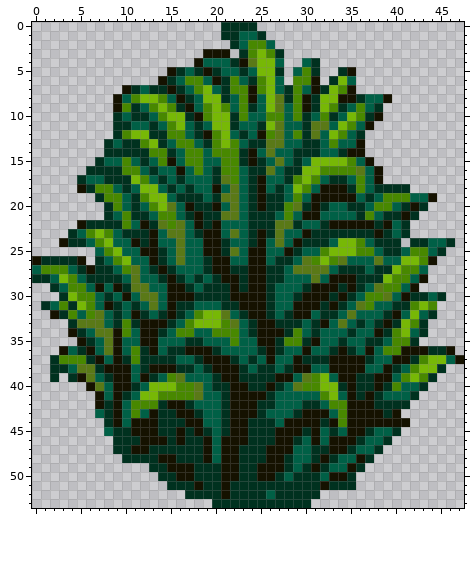
Two states of a pixel-art sprite, sprites/bush/bush02.png. Above is the file before it was changed.
The file is 48x54 pixels.
Now the later version:
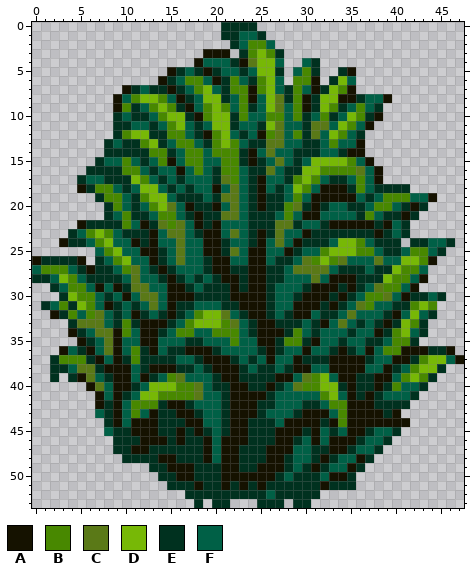
Palette (. is transparent): A #151200  B #488800  C #5a7917  D #77b806  E #00311f  F #006046
Edits made:
@@ x 16..30 @@
 49 AAEEEAAEEAAAEFE
-50 AAEEEAAEEAAEFEE
-51 EEAEEAEEEEEEEEE
-52 .EEEEAEEEEFEEEE
-53 ....EEEEEEEEEEE
+50 AAEEEAAAAAAEFEE
+51 EEAEEAEAEAEEEEE
+52 .EEEEEEEEEFEEEE
+53 ..E.EE...EEE.EE
